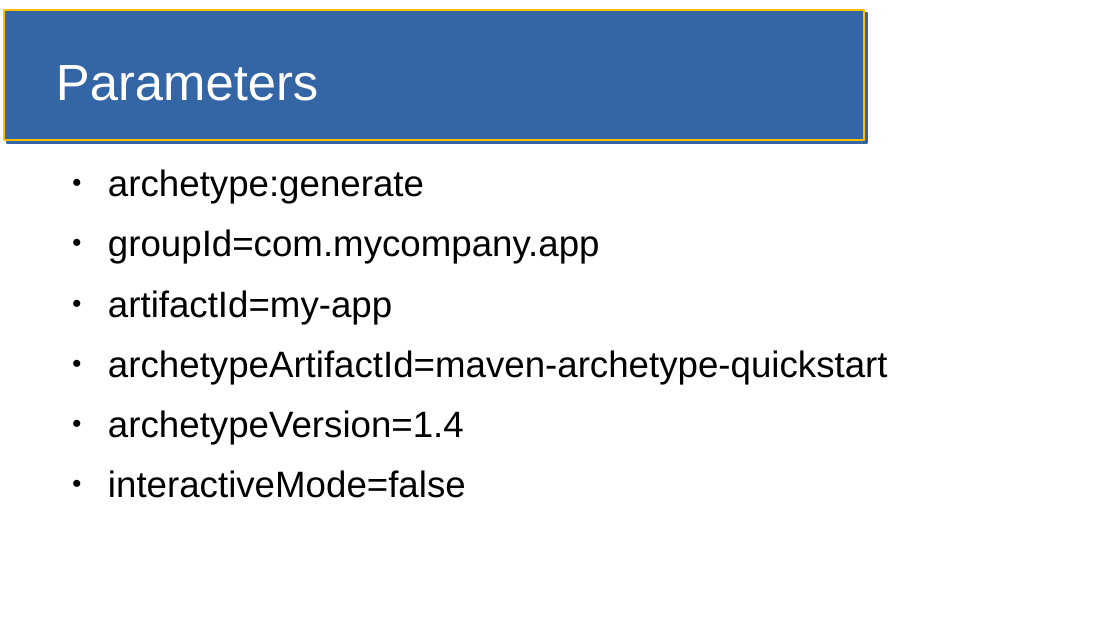
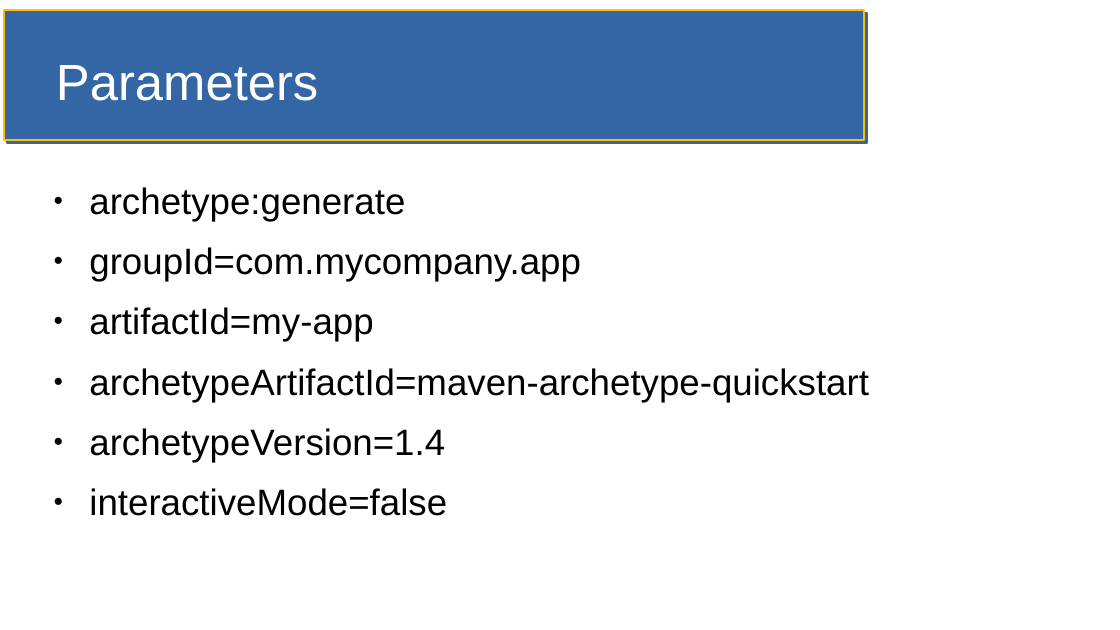
Before and after one commit to jfdoyle3/maven_class, a slide deck: slide 3 of slides/maven.odp. Drawn at 1120x630 pixels with LibreOffice and Linux fonts; fonts in the diff are those of the drawing. Boxes give left, top, right and bottom in pixels: in the first picture for what was removed or moved away, otherwise in the second. Text is boxed around its words. In the diff, an @@ line names an element or a change of style, - is before the commit and + after.

Commit message:
added slide on non interactive

```diff
--- a/slides/maven.odp
+++ b/slides/maven.odp
@@ text "archetype:generate" moved from (x1=108, y1=169, x2=888, y2=498) to (x1=89, y1=187, x2=869, y2=516) @@
```
Also in this commit, not shown: 1 other slide changed.
